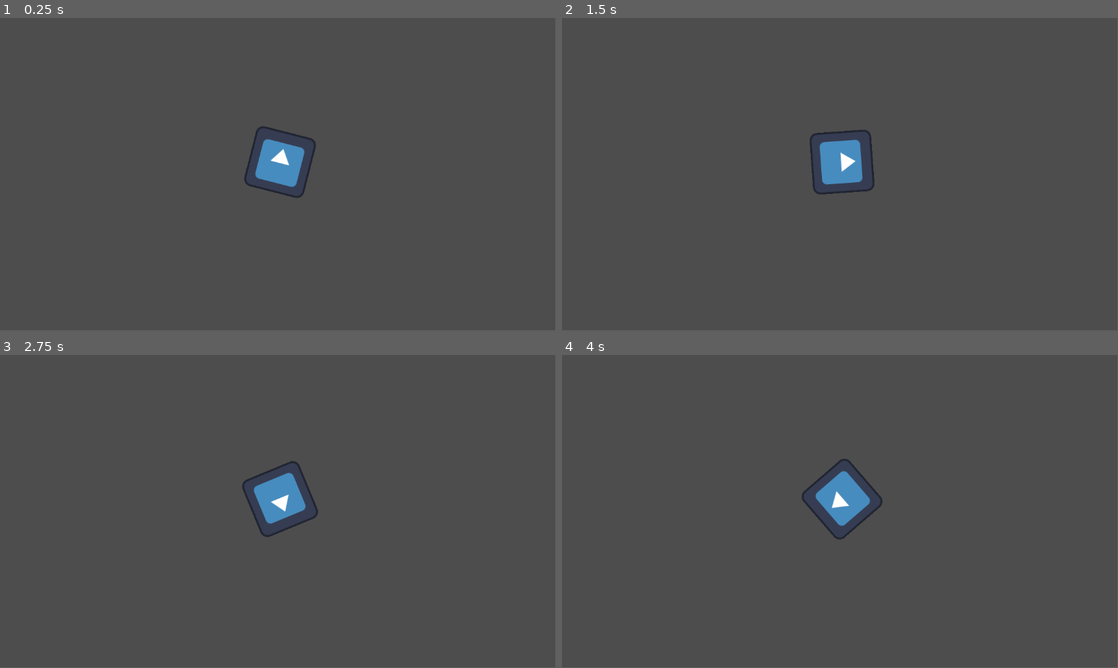
Above: before the commit, frames 1-4 (two rows, left to right).
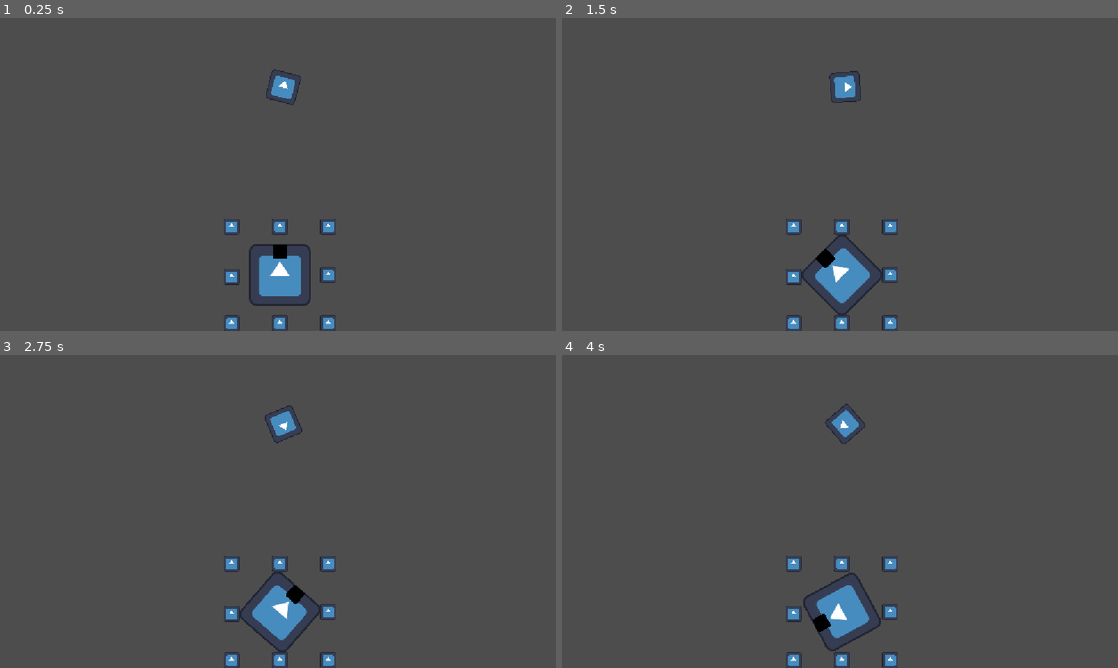
Above: after the commit, the same moments.

Repository: dephiloper/yeah-im-listening_ggj26
Game: Godot game, scene res://scenes/game.tscn
Two runs of this game, one before a commit and one after it. Both use one fixed random seed, a clock stepped at 60 frames per second and the inputs below. The engine's default icon, where the game draws it, is replaced by a stand-in: a white triangle on a blue panel in a dark square.
Inputs:
- Up to frame 1 (0.25 s): no input
- Up to frame 2 (1.5 s): hold D (knob_01_right, bound only after the commit) 0.53-1.28 s; hold A (knob_01_left, bound only after the commit) from 1.28 s (still down)
- Up to frame 3 (2.75 s): release A (knob_01_left, bound only after the commit) at 2.03 s; hold D (knob_01_right, bound only after the commit) from 2.03 s (still down)
- Up to frame 4 (4 s): release D (knob_01_right, bound only after the commit) at 3.53 s; hold A (knob_01_left, bound only after the commit) from 3.53 s (still down)
The window is 799x449 before the commit and 800x450 after it. Grey fills any space a smaller window leaves; there, only what the larger window draws over its background counts as a difference.

The runs differ from the first frame. In frame 1, 3.6% of the frame differs, in the area x 40-61%, y 16-100%; in frame 2, 3.7%; in frame 3, 3.6%; in frame 4, 3.7%, in the area x 40-61%, y 15-100%.

Commit message:
first knob implementation

Diff:
--- a/project.godot
+++ b/project.godot
@@ -15,6 +15,23 @@
 config/features=PackedStringArray("4.6", "Forward Plus")
 config/icon="res://icon.svg"
 
+[display]
+
+window/stretch/mode="canvas_items"
+
+[input]
+
+knob_01_left={
+"deadzone": 0.2,
+"events": [Object(InputEventKey,"resource_local_to_scene":false,"resource_name":"","device":-1,"window_id":0,"alt_pressed":false,"shift_pressed":false,"ctrl_pressed":false,"meta_pressed":false,"pressed":false,"keycode":0,"physical_keycode":65,"key_label":0,"unicode":97,"location":0,"echo":false,"script":null)
+]
+}
+knob_01_right={
+"deadzone": 0.2,
+"events": [Object(InputEventKey,"resource_local_to_scene":false,"resource_name":"","device":-1,"window_id":0,"alt_pressed":false,"shift_pressed":false,"ctrl_pressed":false,"meta_pressed":false,"pressed":false,"keycode":0,"physical_keycode":68,"key_label":0,"unicode":100,"location":0,"echo":false,"script":null)
+]
+}
+
 [physics]
 
 3d/physics_engine="Jolt Physics"
--- a/scenes/game.tscn
+++ b/scenes/game.tscn
@@ -2,11 +2,16 @@
 
 [ext_resource type="Script" uid="uid://dkixvfx3bhdnu" path="res://src/game.gd" id="1_uwrxv"]
 [ext_resource type="Texture2D" uid="uid://e7vryl1b4vyj" path="res://icon.svg" id="2_yqjtg"]
+[ext_resource type="PackedScene" uid="uid://cpdu6h6wg3ark" path="res://scenes/knob.tscn" id="3_lnu2h"]
 
 [node name="Game" type="Node2D" unique_id=543216258]
 script = ExtResource("1_uwrxv")
 
 [node name="Sprite2D" type="Sprite2D" parent="." unique_id=2137477964]
 unique_name_in_owner = true
-position = Vector2(581, 299)
+position = Vector2(587, 143.00003)
+scale = Vector2(0.4921875, 0.4921875)
 texture = ExtResource("2_yqjtg")
+
+[node name="Knob" parent="." unique_id=1175242466 instance=ExtResource("3_lnu2h")]
+position = Vector2(580, 532)
--- /dev/null
+++ b/scenes/knob.tscn
@@ -0,0 +1,57 @@
+[gd_scene format=3 uid="uid://cpdu6h6wg3ark"]
+
+[ext_resource type="Script" uid="uid://b1qvfgkm7dixj" path="res://src/knob.gd" id="1_6f5qt"]
+[ext_resource type="Texture2D" uid="uid://e7vryl1b4vyj" path="res://icon.svg" id="2_6a2i3"]
+
+[node name="Knob" type="Node2D" unique_id=1175242466]
+script = ExtResource("1_6f5qt")
+
+[node name="Main" type="Sprite2D" parent="." unique_id=1911125841]
+unique_name_in_owner = true
+texture = ExtResource("2_6a2i3")
+
+[node name="Sprite2D" type="Sprite2D" parent="Main" unique_id=329487309]
+modulate = Color(0, 0, 0, 1)
+position = Vector2(3.8146973e-06, -48)
+scale = Vector2(0.234375, 0.234375)
+texture = ExtResource("2_6a2i3")
+
+[node name="Icon6" type="Sprite2D" parent="." unique_id=763168003]
+position = Vector2(-100, -100)
+scale = Vector2(0.2578125, 0.2578125)
+texture = ExtResource("2_6a2i3")
+
+[node name="Icon" type="Sprite2D" parent="." unique_id=144522069]
+position = Vector2(0, -100)
+scale = Vector2(0.2578125, 0.2578125)
+texture = ExtResource("2_6a2i3")
+
+[node name="Icon2" type="Sprite2D" parent="." unique_id=2007848641]
+position = Vector2(100, -100)
+scale = Vector2(0.2578125, 0.2578125)
+texture = ExtResource("2_6a2i3")
+
+[node name="Icon3" type="Sprite2D" parent="." unique_id=936216305]
+position = Vector2(100, 0)
+scale = Vector2(0.2578125, 0.2578125)
+texture = ExtResource("2_6a2i3")
+
+[node name="Icon4" type="Sprite2D" parent="." unique_id=763133394]
+position = Vector2(-100, 4)
+scale = Vector2(0.2578125, 0.2578125)
+texture = ExtResource("2_6a2i3")
+
+[node name="Icon5" type="Sprite2D" parent="." unique_id=1029260897]
+position = Vector2(-100, 100)
+scale = Vector2(0.2578125, 0.2578125)
+texture = ExtResource("2_6a2i3")
+
+[node name="Icon7" type="Sprite2D" parent="." unique_id=1392599042]
+position = Vector2(100, 100)
+scale = Vector2(0.2578125, 0.2578125)
+texture = ExtResource("2_6a2i3")
+
+[node name="Icon8" type="Sprite2D" parent="." unique_id=421432163]
+position = Vector2(0, 100)
+scale = Vector2(0.2578125, 0.2578125)
+texture = ExtResource("2_6a2i3")
--- /dev/null
+++ b/src/knob.gd
@@ -0,0 +1,14 @@
+extends Node2D
+
+@onready var _main: Sprite2D = %Main
+
+
+# Called when the node enters the scene tree for the first time.
+func _ready() -> void:
+	pass  # Replace with function body.
+
+
+# Called every frame. 'delta' is the elapsed time since the previous frame.
+func _process(delta: float) -> void:
+	var axis := Input.get_axis("knob_01_left", "knob_01_right")
+	_main.rotation += axis * delta * 10
Not shown, added: src/knob.gd.uid
